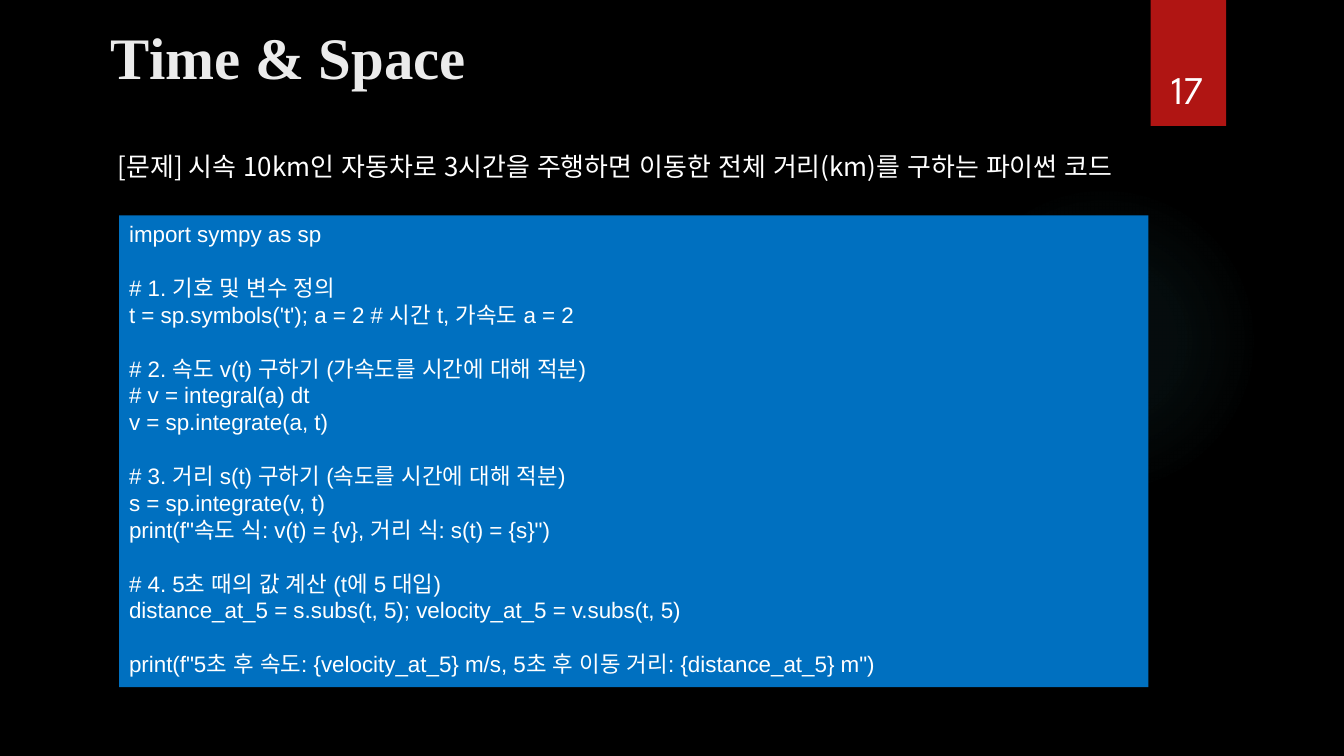
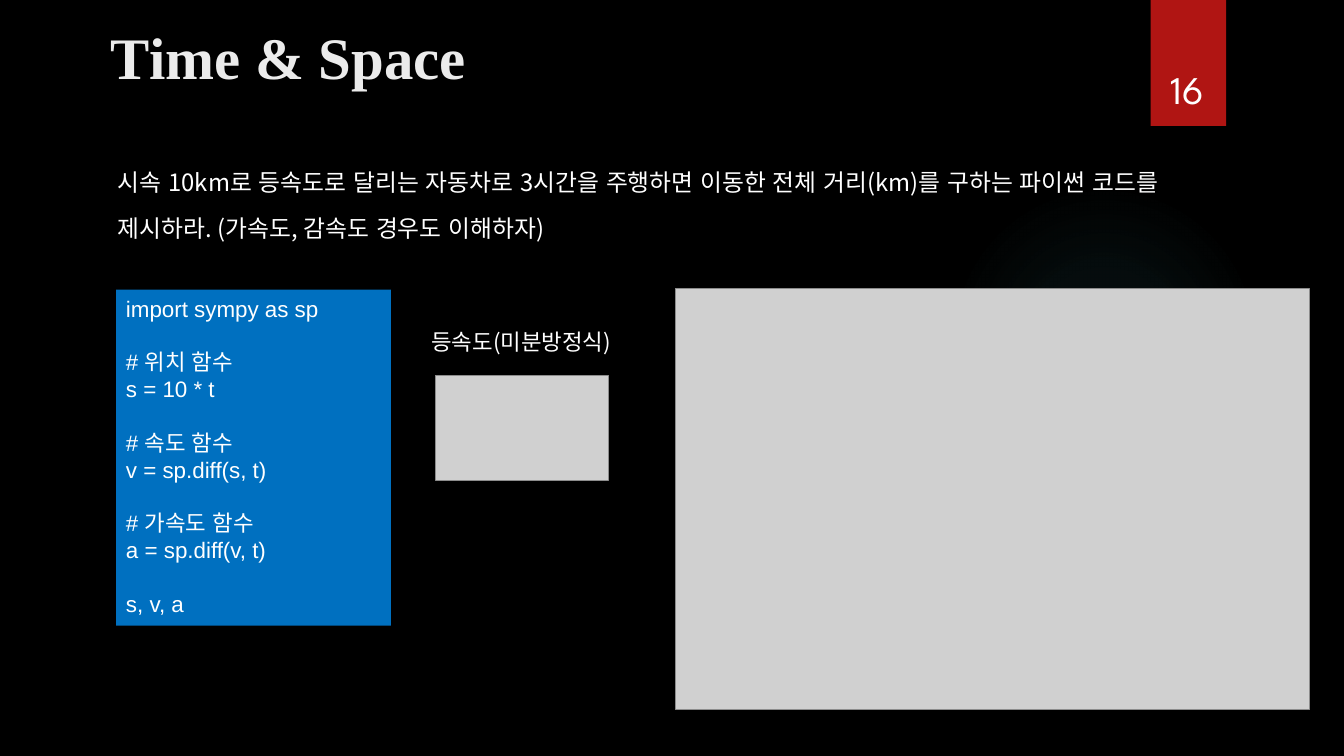
Before and after one commit to ancestor9/mathematics-for-machine-learning, a slide deck: slide 16 of Calculus/Modeling_Simulation.pptx (slide 17 before the commit). Drawn at 1344x756 pixels with LibreOffice and Linux fonts; fonts in the diff are those of the drawing; grey boxes stand for pictures; background and template pictures are left out. Boxes give left, top, right and bottom in pixels: in the first picture for what was removed or moved away, otherwise in the second. Text is boxed around its words. In the diff, an @@ line names an element or a change of style, - is before the commit and + after.

```diff
--- a/Calculus/Modeling_Simulation.pptx
+++ b/Calculus/Modeling_Simulation.pptx
@@ page number at [1171,78,1204,105]: text changed @@
-17
+16
@@ text at [118,171,1158,242]: text changed; size 18.5 to 17 pt @@
-[문제] 시속 10km인 자동차로 3시간을 주행하면 이동한 전체 거리(km)를 구하는 파이썬 코드
+시속 10km로 등속도로 달리는 자동차로 3시간을 주행하면 이동한 전체 거리(km)를 구하는 파이썬 코드를 제시하라. (가속도, 감속도 경우도 이해하자)
@@ rectangle "import sympy as sp": place and size @@
-rectangle "import sympy as sp" at [119,216,1148,688]
+rectangle "import sympy as sp" at [116,289,391,625]
@@ picture added at [676,288,1310,710] @@
@@ text in rectangle at [126,351,267,615]: text changed @@
-# 1. 기호 및 변수 정의
-t = sp.symbols('t'); a = 2 # 시간 t, 가속도 a = 2
-# 2. 속도 v(t) 구하기 (가속도를 시간에 대해 적분)
-# v = integral(a) dt
-v = sp.integrate(a, t)
-# 3. 거리 s(t) 구하기 (속도를 시간에 대해 적분)
-s = sp.integrate(v, t)
-print(f"속도 식: v(t) = {v}, 거리 식: s(t) = {s}")
-# 4. 5초 때의 값 계산 (t에 5 대입)
-distance_at_5 = s.subs(t, 5); velocity_at_5 = v.subs(t, 5)
-print(f"5초 후 속도: {velocity_at_5} m/s, 5초 후 이동 거리: {distance_at_5} m")
+# 위치 함수
+s = 10 * t
+# 속도 함수
+v = sp.diff(s, t)
+# 가속도 함수
+a = sp.diff(v, t)
+s, v, a
@@ text added at [431,331,611,355], 16 pt, text #FFFFFF @@
+등속도(미분방정식)
@@ picture added at [436,375,609,480] @@
```
Also in this commit, not shown: 3 slides added.
